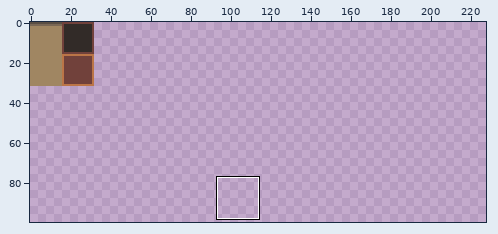
Two versions of one sprite sheet, core/assets/tile/sprite_sheet.png. Above, an overview of the earlier version with the close-up marked.
Close-up. As it was:
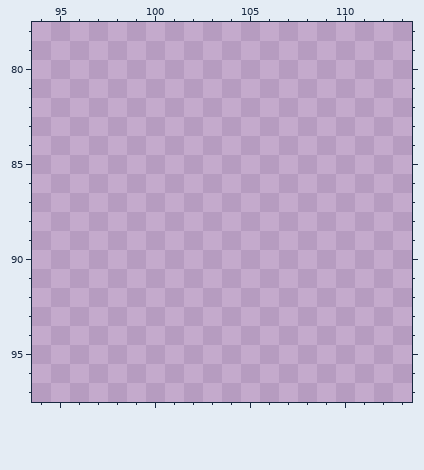
The file is 320x240 pixels. Shown: x 94..113, y 78..97. The wide view leaves out empty margins. The commit also changed other parts of the picture, which this record leaves out.
After:
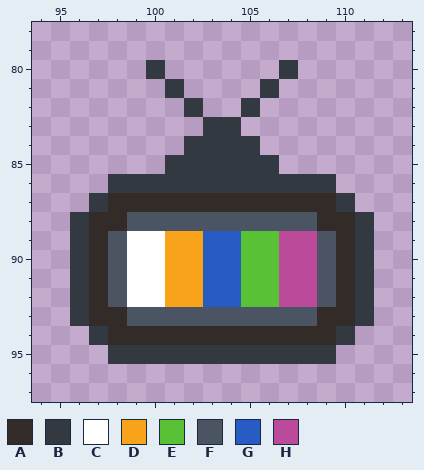
Palette (. is transparent): A #322b28  B #333941  C #ffffff  D #f9a31b  E #59c135  F #4a5462  G #285cc4  H #bc4a9b
Changes in this commit:
y 80: x 100 . -> B; x 107 . -> B
y 81: x 101 . -> B; x 106 . -> B
y 82: x 102 . -> B; x 105 . -> B
y 83: x 103..104 .. -> BB
y 84: x 102..105 .... -> BBBB
y 85: x 101..106 ...... -> BBBBBB
y 86: x 98..109 ............ -> BBBBBBBBBBBB
y 87: x 97..110 .............. -> BAAAAAAAAAAAAB
y 88: x 96..111 ................ -> BAAFFFFFFFFFFAAB
y 89..92: x 96..111 ................ -> BAFCCDDGGEEHHFAB
y 93: x 96..111 ................ -> BAAFFFFFFFFFFAAB
y 94: x 97..110 .............. -> BAAAAAAAAAAAAB
y 95: x 98..109 ............ -> BBBBBBBBBBBB
